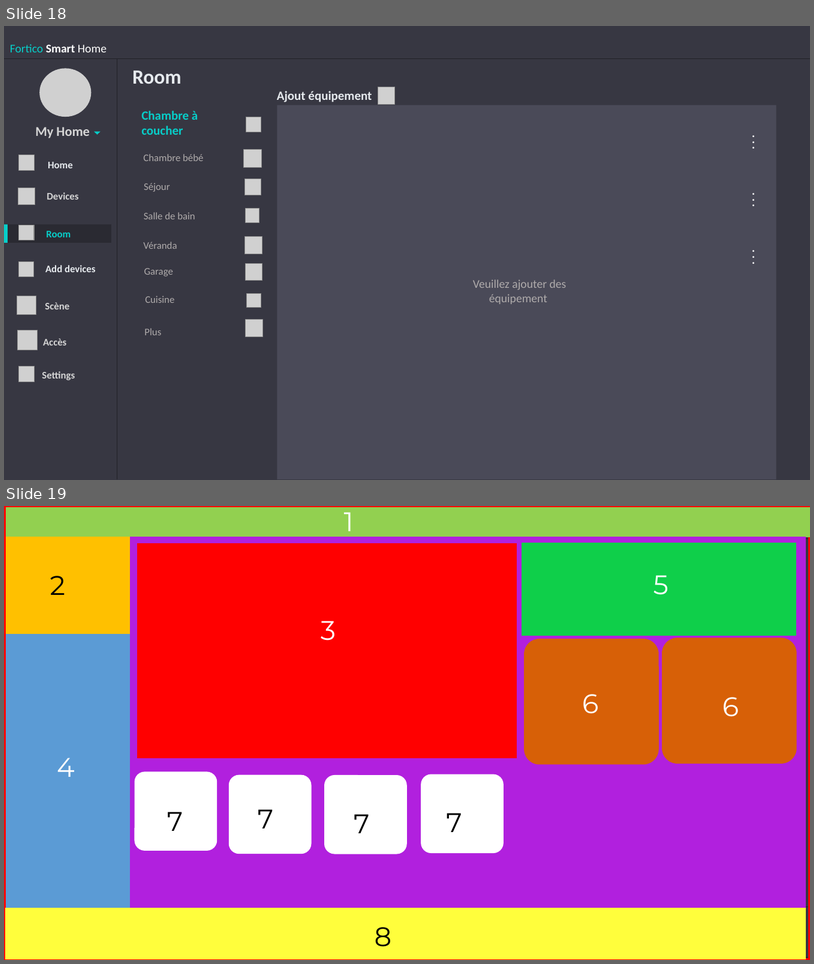
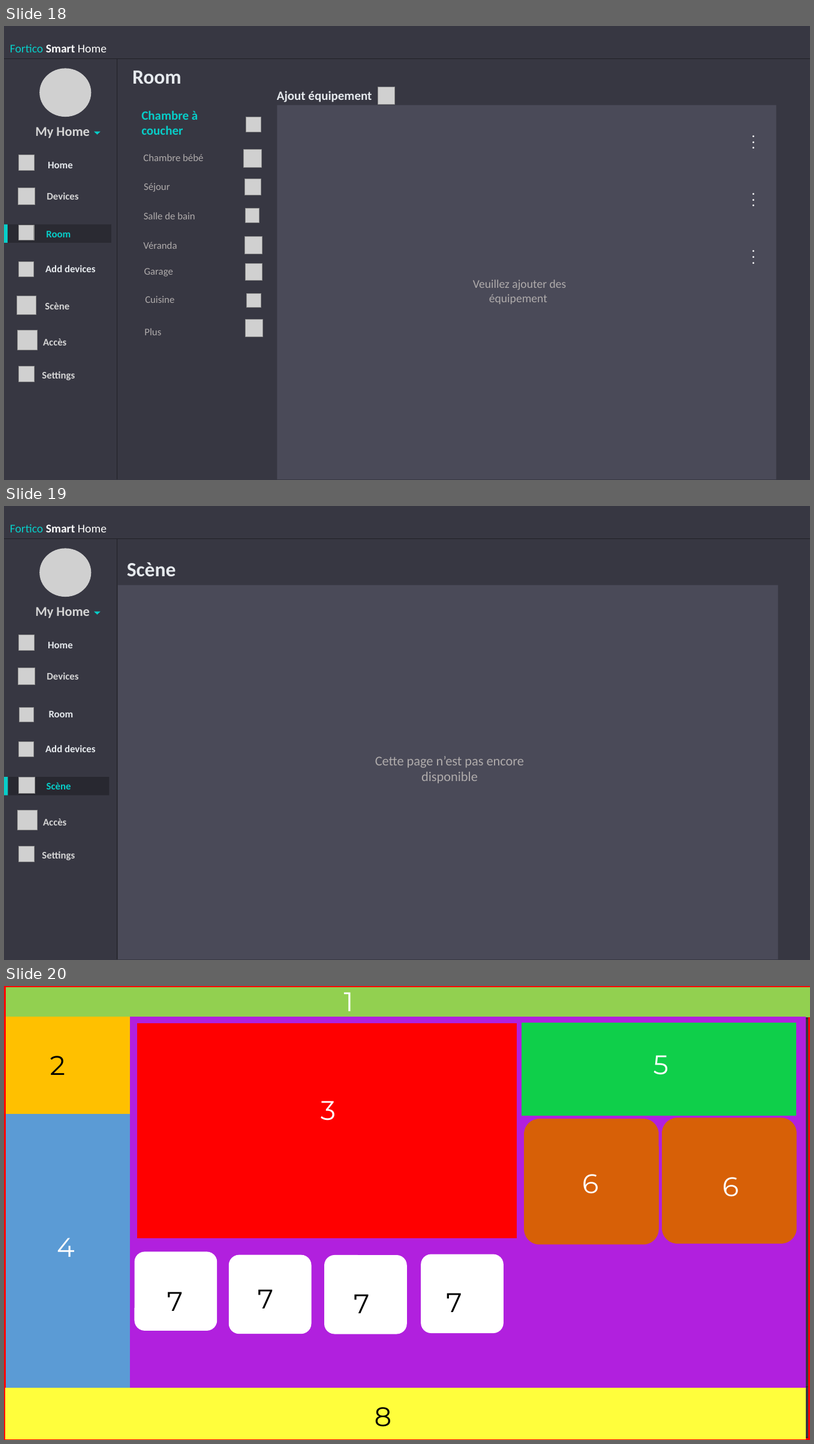
Before and after one commit to Fortuno-tech/Software, a slide deck: UI-model/UI design Fortico.pptx. Shown one above the other, each under a label of ours: slides 18 and 19 before the commit, slides 18, 19 and 20 after it. The pictures are 814x964 and 814x1444 pixels, drawn with LibreOffice and Linux fonts; fonts in the diff are those of the drawing; grey boxes stand for pictures. Boxes give left, top, right and bottom in pixels: in the first picture for what was removed or moved away, otherwise in the second. Text is boxed around its words. In the diff, an @@ line names an element or a change of style, - is before the commit and + after.

```diff
--- a/UI-model/UI design Fortico.pptx
+++ b/UI-model/UI design Fortico.pptx
@@ slide 19 added at <box>4,506,810,960</box>, background #FFFFFF @@
@@ rectangle added at <box>4,506,810,960</box>, fill #373742 @@
@@ line added from (4, 538) to (810, 538), #212127 1 pt @@
@@ text added at <box>10,524,107,532</box>, 14 pt, text #FFFFFF @@
+Fortico Smart Home
@@ line added from (117, 538) to (117, 959), #212127 1 pt @@
@@ picture added at <box>39,549,91,597</box> @@
@@ text added at <box>127,562,176,577</box>, 24 pt, text #E6EAEE, bold @@
+Scène
@@ rectangle added at <box>118,585,779,959</box>, fill #4A4A58 @@
@@ text added at <box>35,607,89,618</box>, 16 pt, text #D5D5D5, bold @@
+My Home
@@ triangle added at <box>94,611,100,614</box>, fill #07CEC9 @@
@@ picture added at <box>19,635,35,651</box> @@
@@ text added at <box>48,642,73,648</box>, 12 pt, text #E6EAEE, bold @@
+Home
@@ picture added at <box>18,667,35,684</box> @@
@@ text added at <box>47,672,78,679</box>, 12 pt, text #D5D5D5, bold @@
+Devices
@@ picture added at <box>19,708,33,722</box> @@
@@ text added at <box>49,711,74,717</box>, 12 pt, text #E6EAEE, bold @@
+Room
@@ picture added at <box>19,741,34,756</box> @@
@@ text added at <box>45,745,96,752</box>, 12 pt, text #E6EAEE, bold @@
+Add devices
@@ text added at <box>375,756,524,783</box>, 16 pt, text #AFABAB @@
+Cette page n’est pas encore disponible
@@ rectangle added at <box>4,777,8,795</box>, fill #07CEC9 @@
@@ rectangle added at <box>8,777,109,795</box>, fill #282830, 12 pt, text #07CEC9, bold @@
+Scène
@@ picture added at <box>18,777,35,793</box> @@
@@ picture added at <box>18,810,38,829</box> @@
@@ text added at <box>43,818,66,825</box>, 12 pt, text #D5D5D5, bold @@
+Accès
@@ picture added at <box>18,846,34,862</box> @@
@@ text added at <box>42,851,75,860</box>, 12 pt, text #D5D5D5, bold @@
+Settings
@@ what was slide 19 is now slide 20 @@
```
Also in this commit, not shown: 2 other files.
